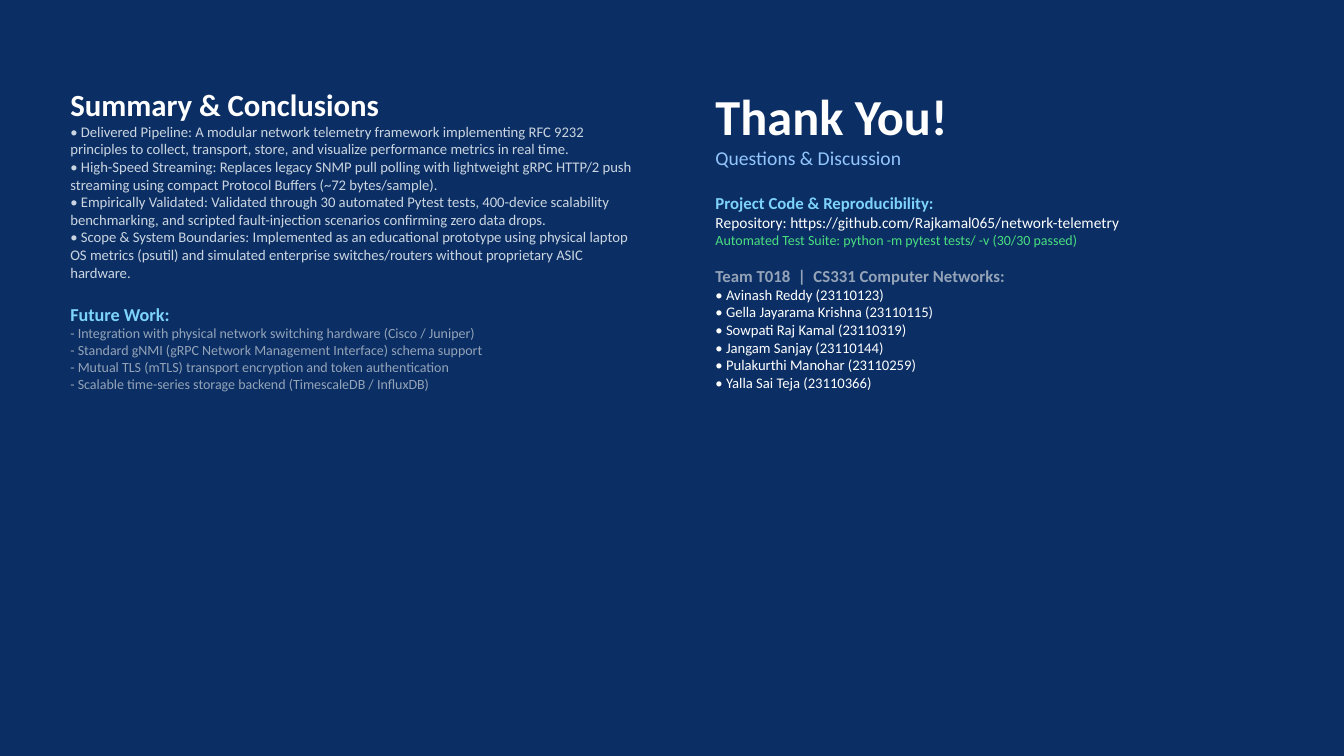
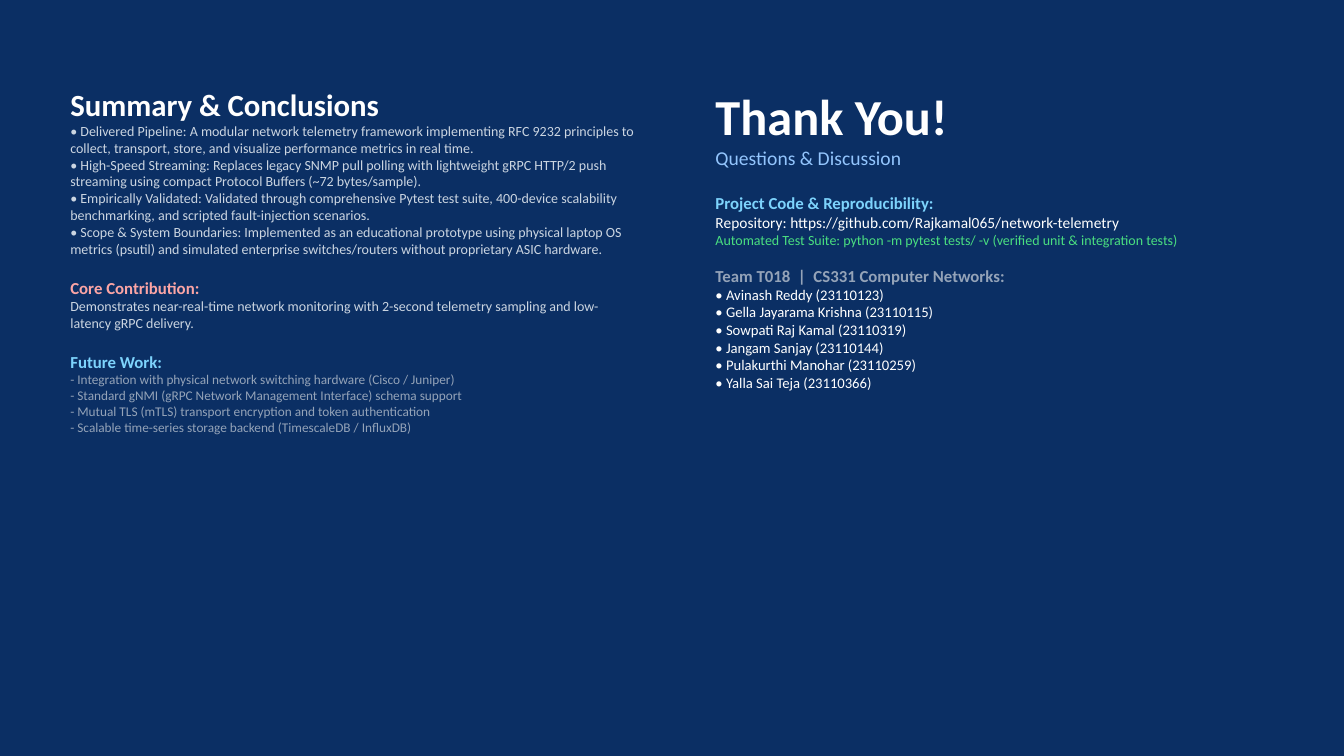
Before and after one commit to Rajkamal065/network-telemetry, a slide deck: slide 6 of ppt/Network_Telemetry_Presentation.pptx. Drawn at 1344x756 pixels with LibreOffice and Linux fonts; fonts in the diff are those of the drawing. Boxes give left, top, right and bottom in pixels: in the first picture for what was removed or moved away, otherwise in the second. Text is boxed around its words. In the diff, an @@ line names an element or a change of style, - is before the commit and + after.

```diff
--- a/ppt/Network_Telemetry_Presentation.pptx
+++ b/ppt/Network_Telemetry_Presentation.pptx
@@ text at box(70, 126, 634, 434): size 10.5 to 10 pt in "• Delivered Pipeline: A modular network telemetry ...", "• High-Speed Streaming: Replaces legacy SNMP pull ...", "• Scope & System Boundaries: Implemented as ..."; size 13 to 12 pt in "Future Work:"; size 10 to 9.5 pt in "- Integration with physical network switching hardware ...", "- Standard gNMI (gRPC Network Management Interface) ...", "- Mutual TLS (mTLS) transport encryption and ...", "- Scalable time-series storage backend (TimescaleDB / ..." @@
@@ text at box(70, 193, 617, 223): text changed; size 10.5 to 10 pt @@
-• Empirically Validated: Validated through 30 automated Pytest tests, 400-device scalability benchmarking, and scripted fault-injection scenarios confirming zero data drops.
+• Empirically Validated: Validated through comprehensive Pytest test suite, 400-device scalability benchmarking, and scripted fault-injection scenarios.
@@ text at box(715, 235, 1177, 248): text changed @@
-Automated Test Suite: python -m pytest tests/ -v (30/30 passed)
+Automated Test Suite: python -m pytest tests/ -v (verified unit & integration tests)
@@ text at box(70, 282, 598, 331): paragraphs added @@
+Core Contribution:
+Demonstrates near-real-time network monitoring with 2-second telemetry sampling and low-latency gRPC delivery.
```
Also in this commit, not shown: 3 other slides changed, 8 other files.
